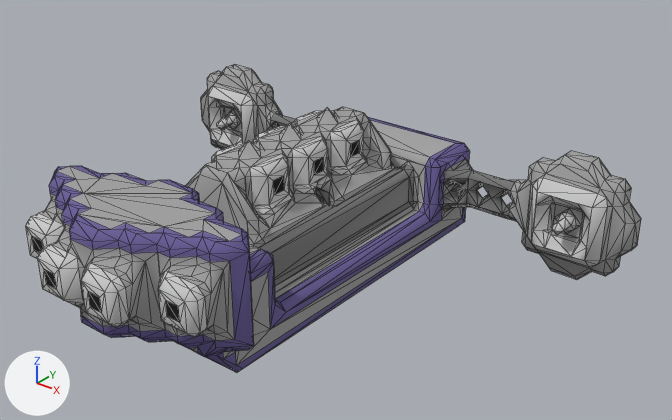
Renders of the OBJ model src/jsMain/resources/meshes/usa-1-washington-class.obj from each side of a commit.
Camera for both pictures: a camera (50 mm lens) standing at (39.4, -41.8, 33.1) and looking at (3.7, 2.9, 5.4). Arrows for +X, +Y and +Z are at lower left; the lights stay in place. Mesh edges are drawn as thin lines. Where no turn or scale is listed for an object, it has been applied to the vertices.

Script lines for the objects in view, before the commit:
```python
me_usa_1_washington_class = bpy.data.meshes.new('usa-1-washington-class')
me_usa_1_washington_class.from_pydata(...)  # 1624 vertices, 2925 faces; spans x -20.5..20.5, y -16.0..16.0, z 0.0..11.0
me_usa_1_washington_class.materials.append(mat_usa_1_washington_class)
ob_usa_1_washington_class = bpy.data.objects.new('usa-1-washington-class', me_usa_1_washington_class)
ob_usa_1_washington_class.location = (0.0, 0.0, 0.0)
```
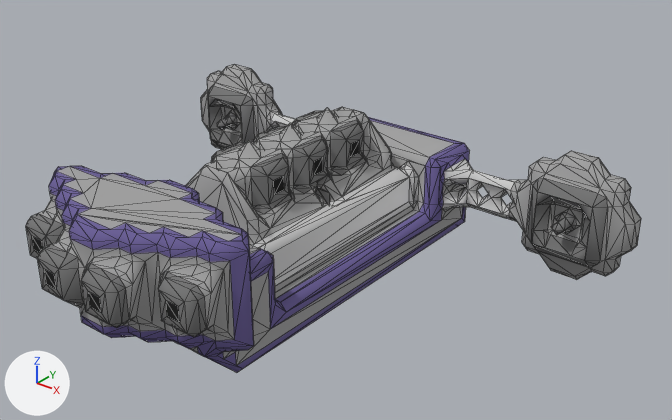
The newer file is also turned or shifted as a whole; pictures and numbers use the older file's frame.

What differs and where, as boxes [x1, y1, x2, y2] in the pictures (672 x 420 px; the box of a moved part takes in the faces that stretch with it):
part 1 of me_usa_1_washington_class, moved or reshaped (not visible afterwards)
    before: [293, 188, 470, 208]
part 2 of me_usa_1_washington_class, moved or reshaped
    before: [209, 99, 220, 107]
    after: [209, 99, 222, 107]
part 3 of me_usa_1_washington_class, built on
    after: [572, 204, 588, 256]
part 4 of me_usa_1_washington_class, surface changed
    both: [26, 86, 608, 337]

The edits, one by one:
me_usa_1_washington_class is used by ob_usa_1_washington_class; location (0.0, 0.0, 0.0).
me_usa_1_washington_class had 1624 vertices, 2925 faces and spanned x -20.5..20.5, y -16.0..16.0, z 0.0..11.0.
me_usa_1_washington_class now has 1626 vertices, 2941 faces and spans x -20.5..20.5, y -16.0..16.0, z 0.0..11.0.
me_usa_1_washington_class part 1: 3 vertices removed from x -2.5..7.0, y 0.7..12.0, z 3.5..7.2; 5 vertices added at x -2.7..2.0, y 2.7..10.7, z 5.5..7.2.
me_usa_1_washington_class part 2: 3 vertices removed from x -18.0..-15.0, y 12.5..14.5, z 2.0..6.0; 3 vertices added at x -17.0..-14.5, y 12.5..15.5, z 4.0..6.0.
me_usa_1_washington_class part 3: 1 vertex removed from x 16.0, y 15.5, z 5.0; 3 vertices added at x 17.0..18.0, y 12.5..14.5, z 3.0..7.0.
me_usa_1_washington_class part 4: 807 kept faces spanning x -18.8..18.7, y -16.0..15.2, z 1.7..10.0 get new texture (UV) coordinates.
